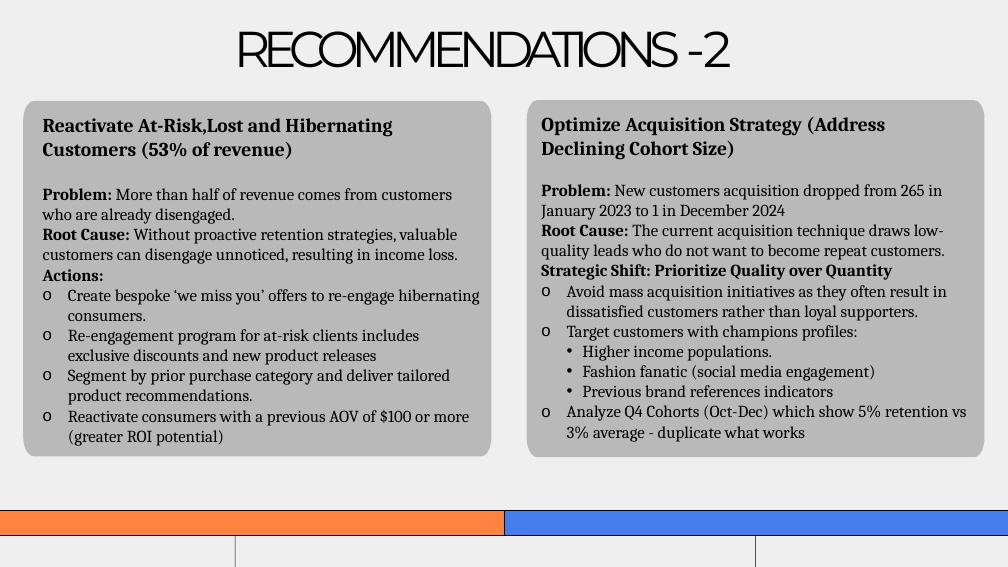
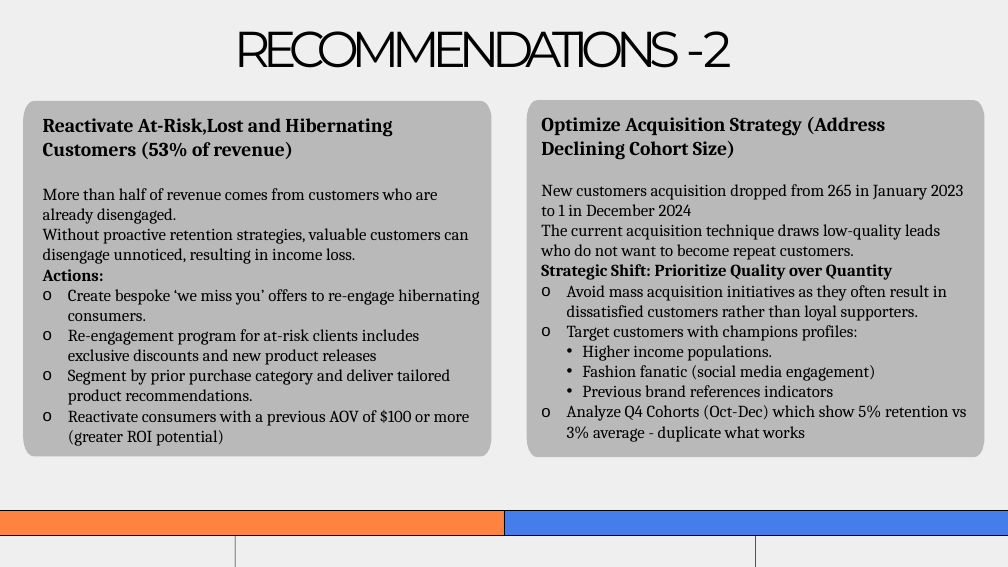
Before and after one commit to TachooDa/Customer-Segmentation-Analysis, a slide deck: slide 17 of cohort retention & rfm analysis.pptx. Drawn at 1008x567 pixels with LibreOffice and Linux fonts; fonts in the diff are those of the drawing. Boxes give left, top, right and bottom in pixels: in the first picture for what was removed or moved away, otherwise in the second. Text is boxed around its words. In the diff, an @@ line names an element or a change of style, - is before the commit and + after.

Commit message:
ppt

```diff
--- a/cohort retention & rfm analysis.pptx
+++ b/cohort retention & rfm analysis.pptx
@@ text at [43, 188, 468, 281]: text changed @@
-Problem: More than half of revenue comes from customers who are already disengaged.
-Root Cause: Without proactive retention strategies, valuable customers can disengage unnoticed, resulting in income loss.
-Actions:
+More than half of revenue comes from customers who are already disengaged.
+Without proactive retention strategies, valuable customers can disengage unnoticed, resulting in income loss.
+Actions:
@@ text at [541, 184, 963, 280]: text changed @@
-Problem: New customers acquisition dropped from 265 in January 2023 to 1 in December 2024
-Root Cause: The current acquisition technique draws low-quality leads who do not want to become repeat customers.
-Strategic Shift: Prioritize Quality over Quantity
+New customers acquisition dropped from 265 in January 2023 to 1 in December 2024
+The current acquisition technique draws low-quality leads who do not want to become repeat customers.
+Strategic Shift: Prioritize Quality over Quantity
```
Also in this commit, not shown: 3 other slides changed.
